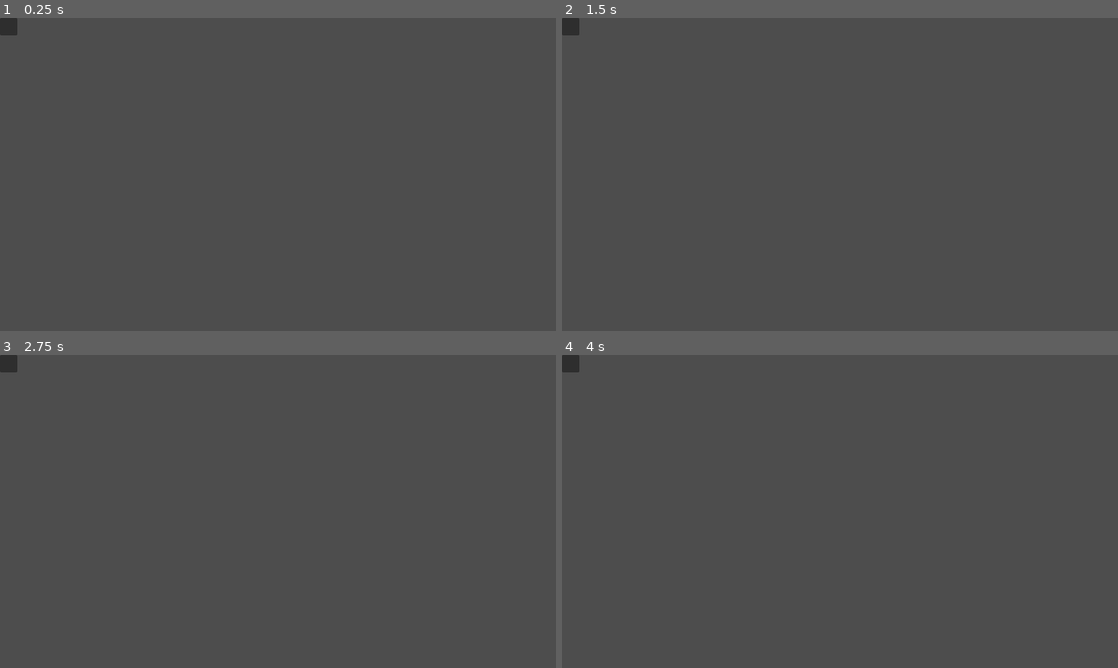
Above: before the commit, frames 1-4 (two rows, left to right).
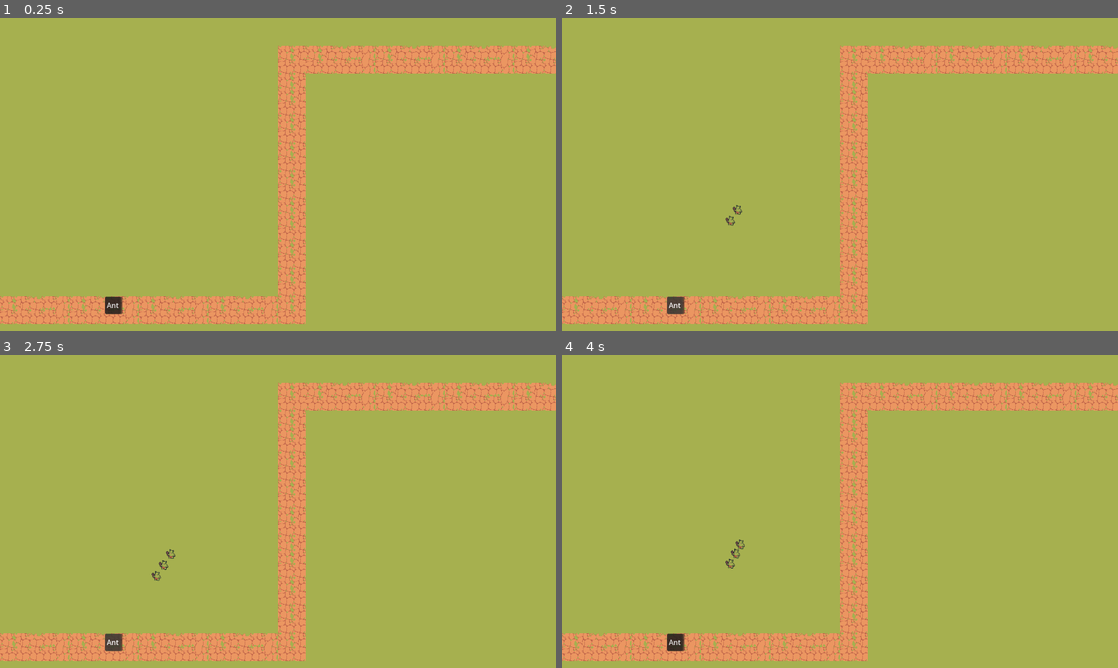
Above: after the commit, the same moments.

Repository: Nafa93/tower-defense
Game: Godot game, scene res://Scenes/Levels/first_level.tscn
The game is run twice, just before and just after one commit, with the same random seed, the same clock (stepped at 60 frames per second) and the same inputs. Before the commit the project starts from res://Scenes/UI/unit_panel.tscn. The engine's default icon, where the game draws it, is replaced by a stand-in: a white triangle on a blue panel in a dark square.
Inputs (mouse positions are in pixels of both pictures, inside the frame that each line leads up to):
- Up to frame 1 (0.25 s): no input
- Up to frame 2 (1.5 s): click (673, 305) at 0.5 s, where only the run after the commit has a clickable "Ant"; click (673, 305) at 1.25 s, where only the run after the commit has a clickable "Ant"
- Up to frame 3 (2.75 s): click (111, 642) at 2 s, where only the run after the commit has a clickable "Ant"
- Up to frame 4 (4 s): move the mouse to (962, 495) at 2.77 s; click (962, 495) at 2.92 s; tap Enter at 3.5 s; move the mouse to (728, 527) at 3.52 s; click (728, 527) at 3.67 s

The runs differ from the first frame. In frame 1, 100% of the frame differs, in the area x 0-100%, y 0-100%; in frame 2, 100%; in frame 3, 100%; in frame 4, 100%.

Commit message:
added base spawner and panel

Diff:
--- a/tower-defense/Scenes/Components/Movement/movement_component.gd
+++ b/tower-defense/Scenes/Components/Movement/movement_component.gd
@@ -9,8 +9,6 @@
 	if moving_unit == null:
 		return
 
-	print("Moving towards: x:%d, y:%d" % [position.x, position.y])
-
 	moving_unit.global_position = moving_unit.global_position.move_toward(
 		position,
 		movement_speed * delta
--- a/tower-defense/Scenes/Levels/first_level.tscn
+++ b/tower-defense/Scenes/Levels/first_level.tscn
@@ -1,7 +1,8 @@
 [gd_scene format=4 uid="uid://ce4kanpmo2ib7"]
 
 [ext_resource type="Texture2D" uid="uid://dteaucx7nhxp2" path="res://Assets/fields_tileset.png" id="1_pop6l"]
-[ext_resource type="PackedScene" uid="uid://ctkdpwcyeclcs" path="res://Scenes/Units/Ant/ant.tscn" id="2_i5tww"]
+[ext_resource type="Script" uid="uid://25jy0dayj6re" path="res://Scenes/UI/Spawner/spawner.gd" id="3_4l5vx"]
+[ext_resource type="PackedScene" uid="uid://7u1qp460s8wy" path="res://Scenes/UI/UnitPanel/unit_panel.tscn" id="3_aqoxu"]
 
 [sub_resource type="TileSetAtlasSource" id="TileSetAtlasSource_1hxo4"]
 texture = ExtResource("1_pop6l")
@@ -81,5 +82,14 @@
 tile_map_data = PackedByteArray("AAAAAAAAAAAFAAQAAAAAAAEAAAAFAAQAAAAAAAIAAAAFAAQAAAAAAAMAAAAFAAQAAAAAAAQAAAAFAAQAAAAAAA …(14640 unchanged characters)…
 tile_set = SubResource("TileSet_jyk0f")
 
-[node name="Ant" parent="." unique_id=1709118298 instance=ExtResource("2_i5tww")]
-position = Vector2(246, 501)
+[node name="UnitPanel" parent="." unique_id=2138826014 instance=ExtResource("3_aqoxu")]
+offset_left = 242.0
+offset_top = 641.0
+offset_right = 242.0
+offset_bottom = 641.0
+
+[node name="Marker2D" type="Marker2D" parent="." unique_id=510163809]
+position = Vector2(410, 433)
+script = ExtResource("3_4l5vx")
+
+[connection signal="unit_added" from="UnitPanel" to="Marker2D" method="_on_unit_panel_unit_added"]
--- /dev/null
+++ b/tower-defense/Scenes/UI/DisplayableUnit/displayable_unit.gd
@@ -0,0 +1,7 @@
+class_name DisplayableUnit
+extends Resource
+
+@export var name: String
+@export var icon: Texture2D
+@export var scene: PackedScene
+@export var cost: int = 0
--- /dev/null
+++ b/tower-defense/Scenes/UI/DisplayableUnit/unit_button.tscn
@@ -0,0 +1,3 @@
+[gd_scene format=3 uid="uid://caiah4ktm1iay"]
+
+[node name="UnitButton" type="Button" unique_id=288448170]
--- /dev/null
+++ b/tower-defense/Scenes/UI/Spawner/spawner.gd
@@ -0,0 +1,7 @@
+extends Marker2D
+
+
+func _on_unit_panel_unit_added(displayable_unit: DisplayableUnit) -> void:
+	var scene: PackedScene = displayable_unit.scene
+	var instance = scene.instantiate()
+	add_child(instance)
--- /dev/null
+++ b/tower-defense/Scenes/UI/UnitPanel/unit_panel.gd
@@ -0,0 +1,35 @@
+class_name UnitPanel
+extends Control
+
+signal unit_added(displayable_unit: DisplayableUnit)
+
+@export var available_units: Array[DisplayableUnit] = []
+
+@onready var unit_list: HBoxContainer = $PanelContainer/HBoxContainer
+
+# Called when the node enters the scene tree for the first time.
+func _ready() -> void:
+	_build_buttons()
+
+func _build_buttons() -> void:
+	for available_unit in available_units:
+		var button := Button.new()
+		button.text = available_unit.name
+		button.icon = available_unit.icon
+		button.expand_icon = true
+
+		button.gui_input.connect(
+			_on_unit_button_gui_input.bind(available_unit)
+		)
+
+		unit_list.add_child(button)
+
+
+func _on_unit_button_gui_input(event: InputEvent, unit: DisplayableUnit) -> void:
+	var mouse_event = event as InputEventMouseButton
+
+	if mouse_event == null:
+		return
+
+	if mouse_event.button_index == MOUSE_BUTTON_LEFT and event.is_pressed():
+		unit_added.emit(unit)
--- /dev/null
+++ b/tower-defense/Scenes/UI/UnitPanel/unit_panel.tscn
@@ -0,0 +1,19 @@
+[gd_scene format=3 uid="uid://7u1qp460s8wy"]
+
+[ext_resource type="Script" uid="uid://cfjfths2ej1oq" path="res://Scenes/UI/UnitPanel/unit_panel.gd" id="1_7pelu"]
+[ext_resource type="Script" uid="uid://cxj56aojrne8k" path="res://Scenes/UI/DisplayableUnit/displayable_unit.gd" id="2_c0gcc"]
+[ext_resource type="Resource" uid="uid://7qs7brc35oon" path="res://Scenes/Units/Ant/ant_displayable_unit.tres" id="3_avgo8"]
+
+[node name="UnitPanel" type="Control" unique_id=2138826014]
+layout_mode = 3
+anchors_preset = 0
+script = ExtResource("1_7pelu")
+available_units = Array[ExtResource("2_c0gcc")]([ExtResource("3_avgo8")])
+
+[node name="PanelContainer" type="PanelContainer" parent="." unique_id=303970827]
+layout_mode = 0
+offset_right = 40.0
+offset_bottom = 40.0
+
+[node name="HBoxContainer" type="HBoxContainer" parent="PanelContainer" unique_id=281563290]
+layout_mode = 2
--- a/tower-defense/Scenes/UI/unit_panel.gd
+++ /dev/null
@@ -1,11 +0,0 @@
-extends Control
-
-var units: Array[String] = ["Tank", "Fighter", "Range"]
-
-@onready var unit_list: HBoxContainer = $PanelContainer/HBoxContainer
-
-# Called when the node enters the scene tree for the first time.
-func _ready() -> void:
-	for unit in units:
-		var button := Button.new()
-		button.text = unit
--- a/tower-defense/Scenes/UI/unit_panel.tscn
+++ /dev/null
@@ -1,16 +0,0 @@
-[gd_scene format=3 uid="uid://7u1qp460s8wy"]
-
-[ext_resource type="Script" uid="uid://cfjfths2ej1oq" path="res://Scenes/UI/unit_panel.gd" id="1_7pelu"]
-
-[node name="UnitPanel" type="Control" unique_id=2138826014]
-layout_mode = 3
-anchors_preset = 0
-script = ExtResource("1_7pelu")
-
-[node name="PanelContainer" type="PanelContainer" parent="." unique_id=303970827]
-layout_mode = 0
-offset_right = 40.0
-offset_bottom = 40.0
-
-[node name="HBoxContainer" type="HBoxContainer" parent="PanelContainer" unique_id=281563290]
-layout_mode = 2
--- /dev/null
+++ b/tower-defense/Scenes/Units/Ant/ant_displayable_unit.tres
@@ -0,0 +1,11 @@
+[gd_resource type="Resource" script_class="DisplayableUnit" format=3 uid="uid://7qs7brc35oon"]
+
+[ext_resource type="Texture2D" uid="uid://8xx84n1iwa8p" path="res://icon.svg" id="1_yrlhf"]
+[ext_resource type="PackedScene" uid="uid://ctkdpwcyeclcs" path="res://Scenes/Units/Ant/ant.tscn" id="2_h7lk6"]
+[ext_resource type="Script" uid="uid://cxj56aojrne8k" path="res://Scenes/UI/DisplayableUnit/displayable_unit.gd" id="3_iiajr"]
+
+[resource]
+script = ExtResource("3_iiajr")
+name = "Ant"
+icon = ExtResource("1_yrlhf")
+scene = ExtResource("2_h7lk6")
--- a/tower-defense/project.godot
+++ b/tower-defense/project.godot
@@ -11,7 +11,7 @@
 [application]
 
 config/name="tower-defense"
-run/main_scene="uid://7u1qp460s8wy"
+run/main_scene="uid://ce4kanpmo2ib7"
 config/features=PackedStringArray("4.6", "Forward Plus")
 config/icon="res://icon.svg"
 
Not shown, added: tower-defense/Scenes/UI/DisplayableUnit/displayable_unit.gd.uid
Not shown, added: tower-defense/Scenes/UI/Spawner/spawner.gd.uid
Renamed: tower-defense/Scenes/UI/unit_panel.gd.uid -> tower-defense/Scenes/UI/UnitPanel/unit_panel.gd.uid
